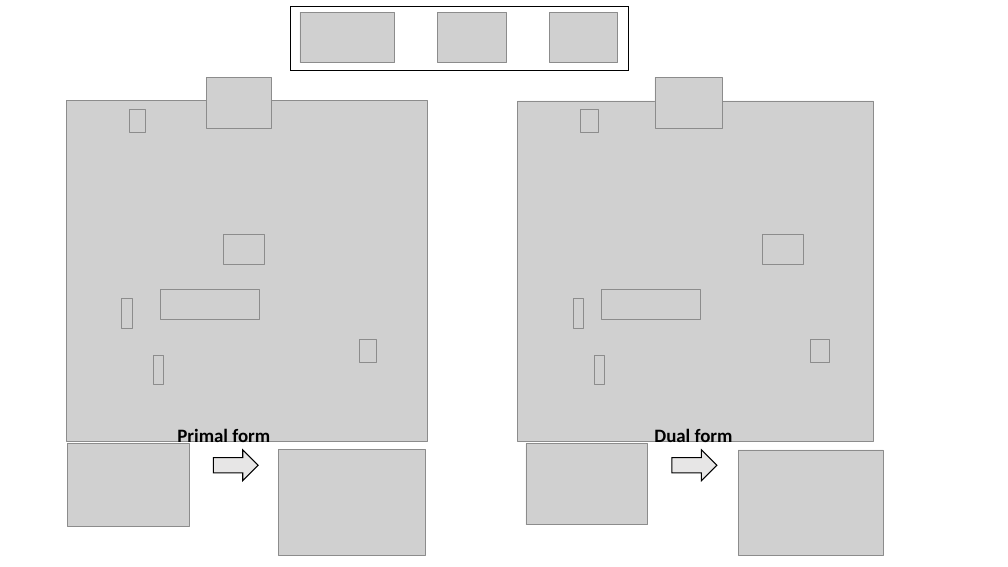
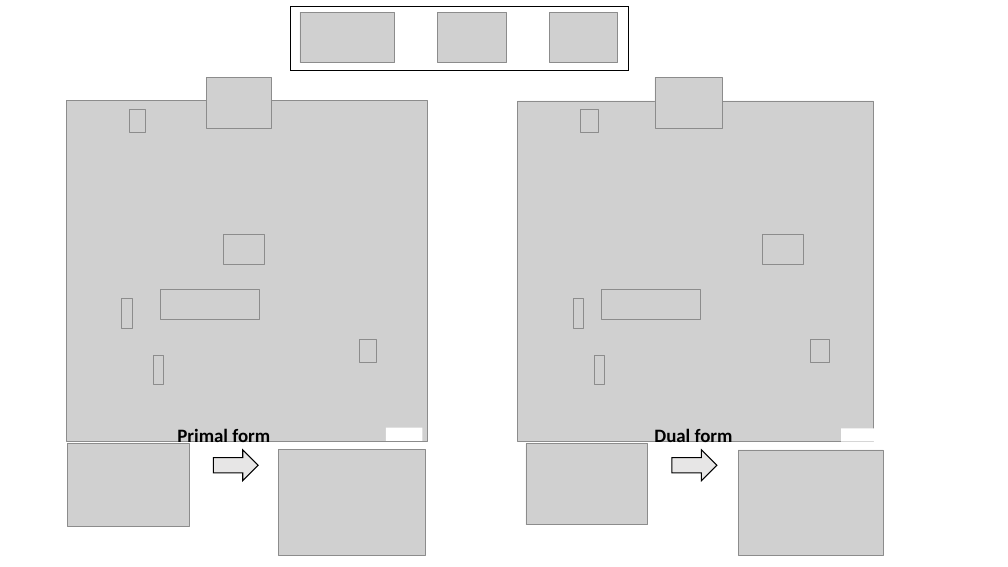
Before and after one commit to khanhnguyendata/duality, a slide deck: slide 14 of ppt/medium.pptx. Drawn at 1008x567 pixels with LibreOffice and Linux fonts; fonts in the diff are those of the drawing; grey boxes stand for pictures. Boxes give left, top, right and bottom in pixels: in the first picture for what was removed or moved away, otherwise in the second. Text is boxed around its words. In the diff, an @@ line names an element or a change of style, - is before the commit and + after.

```diff
--- a/ppt/medium.pptx
+++ b/ppt/medium.pptx
@@ rectangle added at box(386, 428, 422, 442), fill #FFFFFF @@
@@ rectangle added at box(841, 429, 877, 442), fill #FFFFFF @@
```
Also in this commit, not shown: 3 other slides changed, 1 other file.
